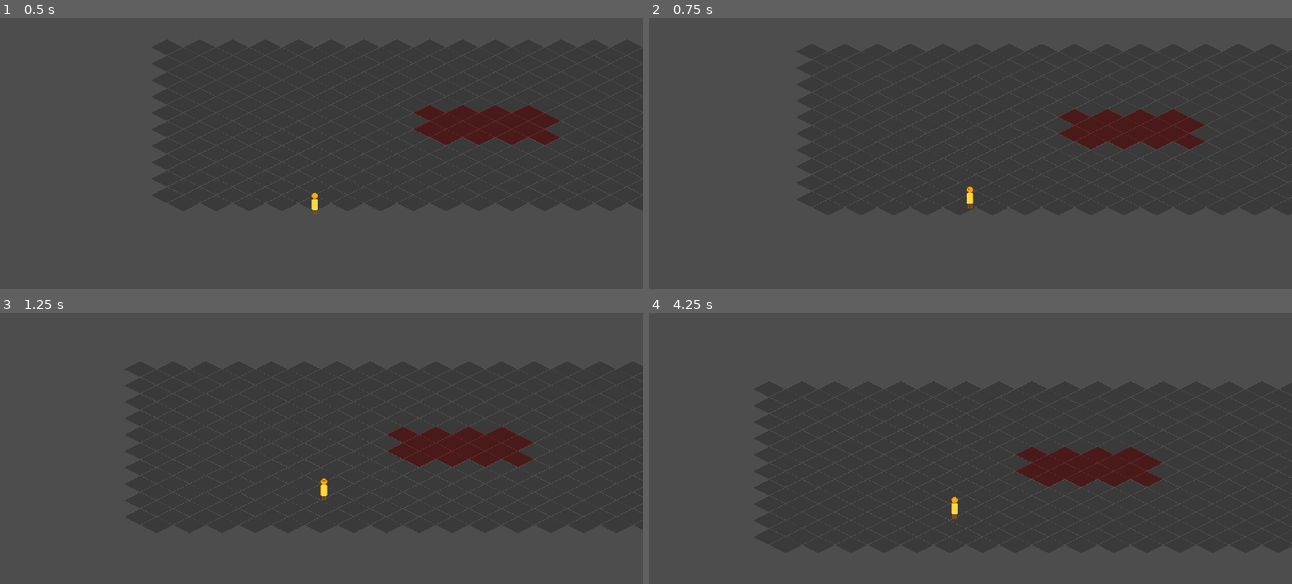
Above: before the commit, frames 1-4 (two rows, left to right).
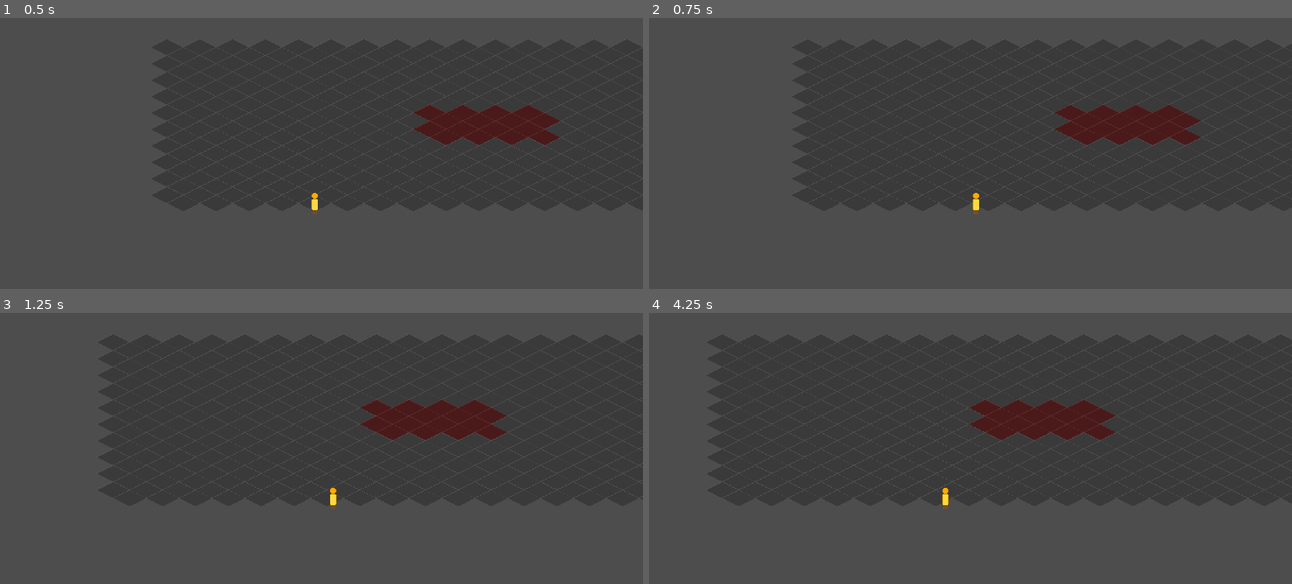
Above: after the commit, the same moments.

Repository: duancang8-ui/My-Game
Game: Godot game, scene res://src/scenes/world/test_world.tscn
The game is run twice, just before and just after one commit, with the same random seed, the same clock (stepped at 60 frames per second) and the same inputs.
Inputs (mouse positions are in pixels of both pictures, inside the frame that each line leads up to):
- Up to frame 1 (0.5 s): no input
- Up to frame 2 (0.75 s): tap Enter at 0.5 s; move the mouse to (1105, 183) at 0.52 s; hold D (move_right) from 0.53 s (still down); hold Shift from 0.53 s (still down); click (1105, 183) at 0.67 s
- Up to frame 3 (1.25 s): keep holding D (move_right); keep holding Shift
- Up to frame 4 (4.25 s): release D (move_right) at 1.25 s; release Shift at 1.25 s; drag from (829, 516) to (931, 570) at 1.27 s; move the mouse to (1028, 415) at 2.02 s; hold D (move_right) 2.03-2.75 s; tap Ctrl at 2.1 s; drag from (931, 570) to (764, 443) at 2.77 s; move the mouse to (1163, 554) at 3.52 s; hold A (move_left) from 3.53 s (still down); tap Alt at 3.6 s

Frame 1 is identical in both runs. In frame 2, 2.7% of the frame differs, in the area x 23-100%, y 10-73%; in frame 3, 5.9%; in frame 4, 6.6%, in the area x 16-100%, y 25-77%.

Commit message:
fix: drop unnecessary iso transform - direct screen-axis movement
Earlier I added a reverse iso transform thinking Godot needed
'screen-to-world' conversion. But CharacterBody2D position/velocity
ARE already screen pixel coordinates. The TileMap iso projection
only affects cell rendering, not entity motion.

Now: velocity = input * speed. WASD = direct screen direction.
12/12 unit tests pass.

Co-authored-by: Cursor <cursoragent@cursor.com>

Diff:
--- a/src/scripts/player/player.gd
+++ b/src/scripts/player/player.gd
@@ -4,25 +4,20 @@
 # 玩家角色：齐夏（占位实现）
 # 在 2.5D 等距场景中移动，使用 CharacterBody2D + Y-sort 处理遮挡
 
-@export var speed: float = 200.0  # 屏幕速度（像素/秒）— 玩家在屏幕上的视觉速度
+# 设计说明：
+# 虽然 TileMap 用等距投影渲染（菱形格），但 Godot 的 CharacterBody2D
+# position/velocity 仍然是普通 2D 屏幕像素坐标系。所以"按 WASD 屏幕直观"
+# 不需要任何坐标变换 —— 直接 velocity = input * speed 即可。
+# 这是 Disco Elysium / Persona 5 / Hades 等等距游戏的标准做法。
+#
+# 视觉效果：玩家在屏幕上沿 WASD 方向移动，菱形格在脚下"流过"。
 
-# 屏幕方向 → 世界方向的反等距变换矩阵
-# 2:1 等距下：屏幕 (1, 0) ← 世界 (0.5, -0.5)；屏幕 (0, 1) ← 世界 (1, 1)
-# 不归一化，保持屏幕速度幅度恒定（按 WASD 屏幕视觉方向与按键一致）
-const ISO_INVERSE: Transform2D = Transform2D(
-    Vector2(0.5, -0.5),   # 屏幕 +x（按 D）对应的世界向量
-    Vector2(1.0, 1.0),    # 屏幕 +y（按 S）对应的世界向量
-    Vector2.ZERO
-)
+@export var speed: float = 200.0  # 屏幕速度（像素/秒）
 
 var _input: PlayerInput = PlayerInput.new()
 
 func calculate_velocity() -> Vector2:
-    var screen_dir: Vector2 = _input.get_move_direction()
-    if screen_dir.length() == 0.0:
-        return Vector2.ZERO
-    # 屏幕方向 → 世界速度；不再 normalize，让屏幕速度恒等于 speed
-    return ISO_INVERSE * screen_dir * speed
+    return _input.get_move_direction() * speed
 
 func _physics_process(_delta: float) -> void:
     velocity = calculate_velocity()
--- a/tests/unit/test_player_movement.gd
+++ b/tests/unit/test_player_movement.gd
@@ -14,36 +14,27 @@
         Input.action_release(action)
 
 func test_default_speed_is_200() -> void:
-    assert_eq(player.speed, 200.0, "默认屏幕速度应为 200 px/s")
+    assert_eq(player.speed, 200.0, "默认速度应为 200 px/s")
 
 func test_calculate_velocity_no_input() -> void:
     var vel: Vector2 = player.calculate_velocity()
     assert_eq(vel, Vector2.ZERO, "无输入时速度为零")
 
-# 等距正变换：世界 (wx, wy) → 屏幕 (wx - wy, (wx + wy) / 2)
-func _world_to_screen(world_v: Vector2) -> Vector2:
-    return Vector2(world_v.x - world_v.y, (world_v.x + world_v.y) / 2.0)
-
-func test_press_right_yields_horizontal_screen_motion() -> void:
-    # 按 D：期望屏幕水平向右走，屏幕速度 = (200, 0)
+func test_press_right_screen_horizontal() -> void:
+    # 按 D：屏幕水平向右走
     Input.action_press("move_right")
     var vel: Vector2 = player.calculate_velocity()
-    var screen_v: Vector2 = _world_to_screen(vel)
-    assert_almost_eq(screen_v.x, 200.0, 0.01, "按 D 屏幕水平速度应为 +200")
-    assert_almost_eq(screen_v.y, 0.0, 0.01, "按 D 屏幕垂直速度应为 0")
+    assert_eq(vel, Vector2(200.0, 0.0), "按 D velocity 应为 (200, 0)")
 
-func test_press_up_yields_vertical_screen_motion() -> void:
-    # 按 W：期望屏幕垂直向上走，屏幕速度 = (0, -200)
+func test_press_up_screen_vertical() -> void:
+    # 按 W：屏幕垂直向上走
     Input.action_press("move_up")
     var vel: Vector2 = player.calculate_velocity()
-    var screen_v: Vector2 = _world_to_screen(vel)
-    assert_almost_eq(screen_v.x, 0.0, 0.01, "按 W 屏幕水平速度应为 0")
-    assert_almost_eq(screen_v.y, -200.0, 0.01, "按 W 屏幕垂直速度应为 -200")
+    assert_eq(vel, Vector2(0.0, -200.0), "按 W velocity 应为 (0, -200)")
 
 func test_diagonal_screen_speed_consistent() -> void:
-    # 按 D+S：期望屏幕 ↘ 方向，屏幕速度幅度仍为 200（不会比单方向更快）
+    # 按 D+S：对角移动，速度幅度仍为 speed（PlayerInput 已归一化）
     Input.action_press("move_right")
     Input.action_press("move_down")
     var vel: Vector2 = player.calculate_velocity()
-    var screen_v: Vector2 = _world_to_screen(vel)
-    assert_almost_eq(screen_v.length(), 200.0, 0.01, "对角移动屏幕速度幅度应等于 speed")
+    assert_almost_eq(vel.length(), 200.0, 0.01, "对角移动屏幕速度幅度应等于 speed")
